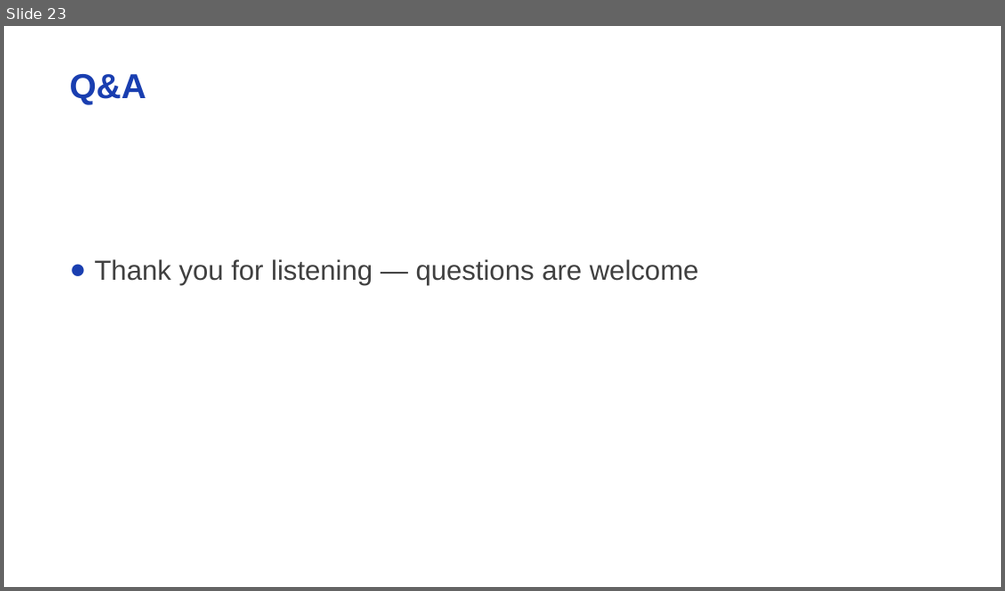
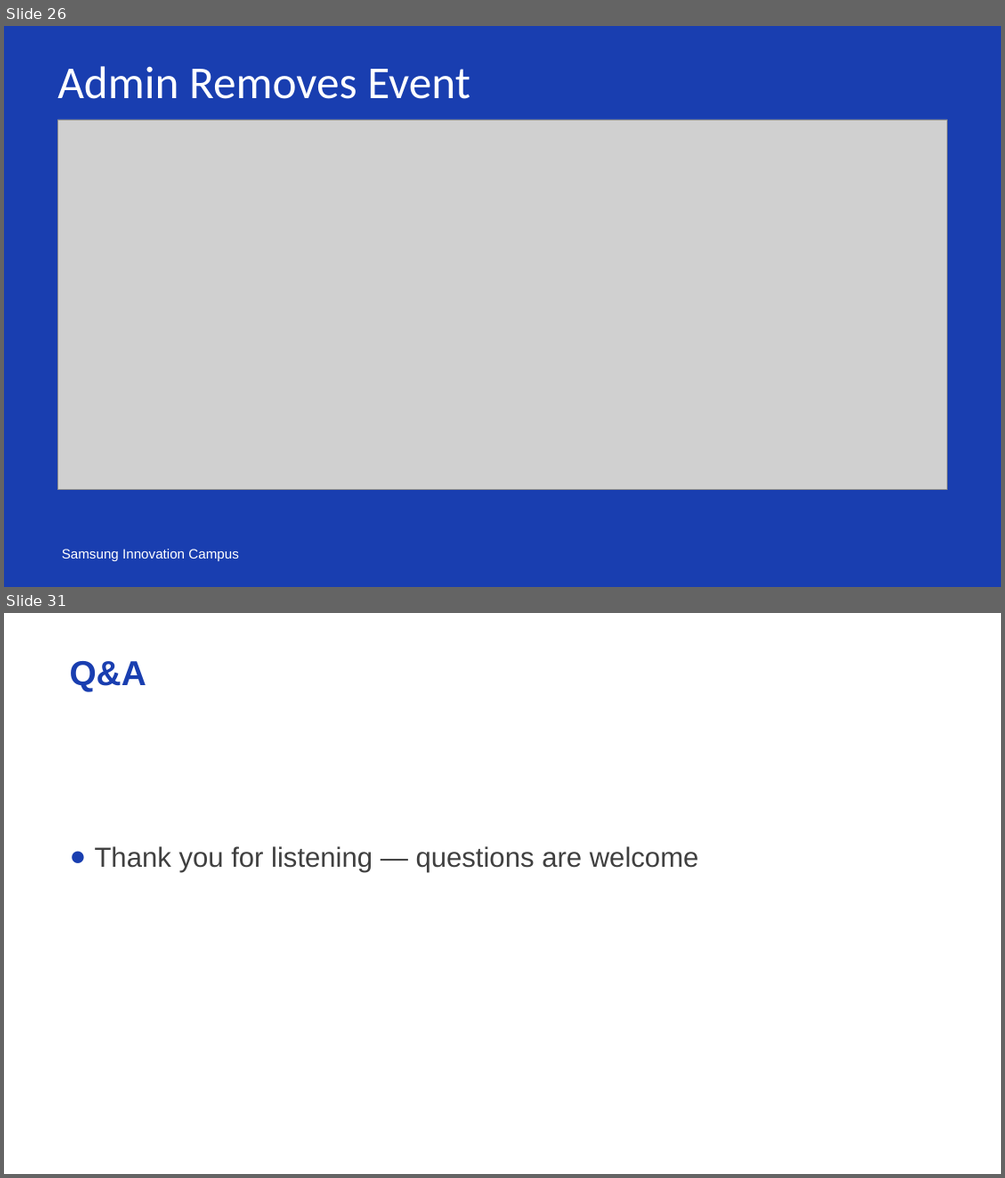
Before and after one commit to HabibaIbrahim6/ch6_project, a slide deck: Workshops_&_Learning_Events_Planner.pptx. Shown one above the other, each under a label of ours: slide 23 before the commit, slides 26 and 31 after it; the slides between them are not shown. The pictures are 1005x591 and 1005x1178 pixels, drawn with LibreOffice and Linux fonts; fonts in the diff are those of the drawing; grey boxes stand for pictures. Boxes give left, top, right and bottom in pixels: in the first picture for what was removed or moved away, otherwise in the second. Text is boxed around its words. In the diff, an @@ line names an element or a change of style, - is before the commit and + after.

```diff
--- a/Workshops_&_Learning_Events_Planner.pptx
+++ b/Workshops_&_Learning_Events_Planner.pptx
@@ slide 26 added at <box>4,26,1001,587</box>, background #193EB0 @@
@@ text added at <box>57,66,470,99</box>, 66 pt, text #FFFFFF @@
+Admin Removes Event
@@ picture added at <box>57,119,947,490</box> @@
@@ text added at <box>62,548,239,561</box>, 19.5 pt, text #FFFFFF @@
+Samsung Innovation Campus
@@ what was slide 23 is now slide 31 @@
```
Also in this commit, not shown: 4 slides changed, 18 other slides added, 11 slides removed.
